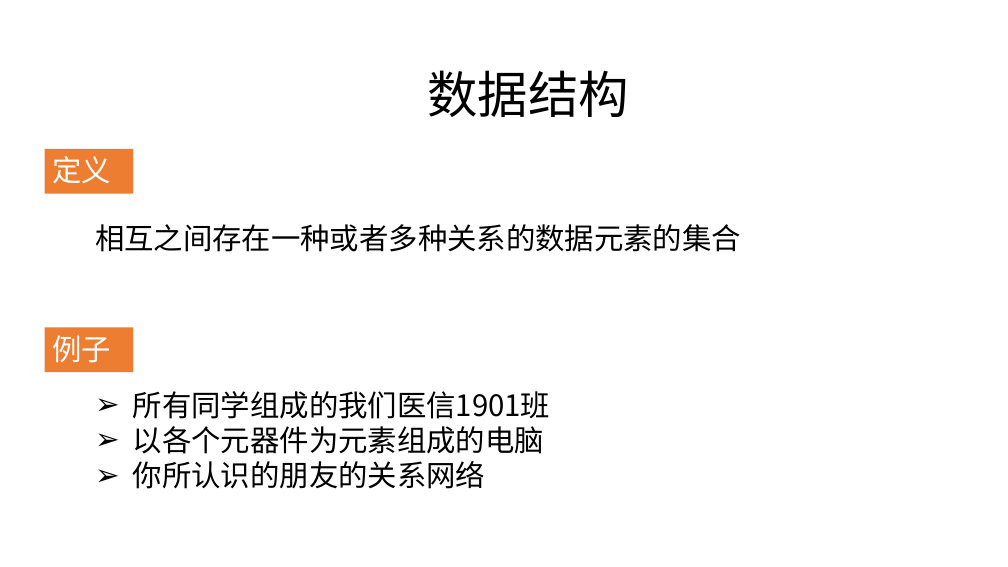
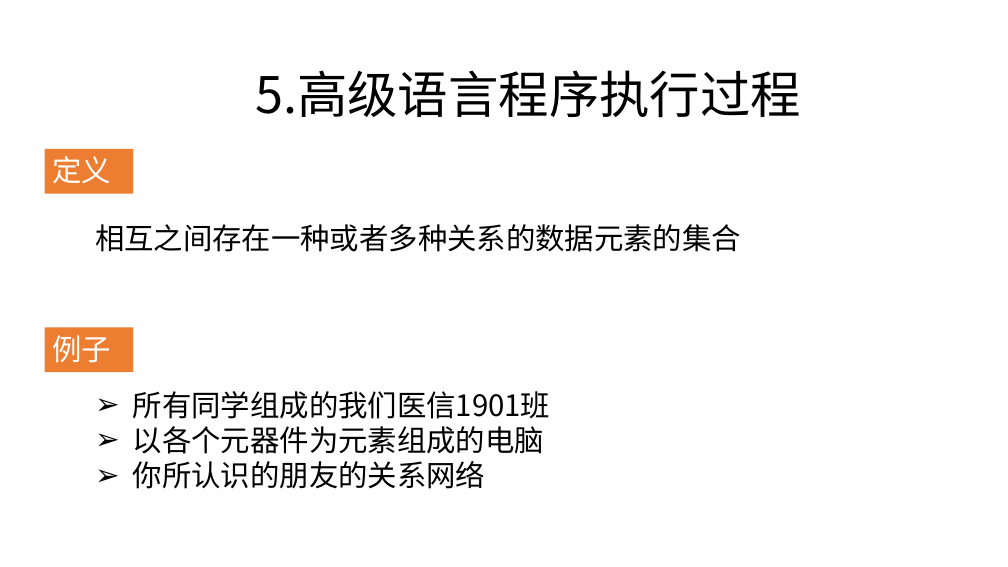
Before and after one commit to zjyesir/hmc_java_1, a slide deck: slide 13 of 1.1绪论.pptx. Drawn at 1008x567 pixels with LibreOffice and Linux fonts; fonts in the diff are those of the drawing; background and template pictures are left out. Boxes give left, top, right and bottom in pixels: in the first picture for what was removed or moved away, otherwise in the second. Text is boxed around its words. In the diff, an @@ line names an element or a change of style, - is before the commit and + after.

```diff
--- a/1.1绪论.pptx
+++ b/1.1绪论.pptx
@@ text at (255, 70, 801, 118): text changed @@
-数据结构
+5.高级语言程序执行过程
```
Also in this commit, not shown: 4 other slides changed, 5 slides removed.
